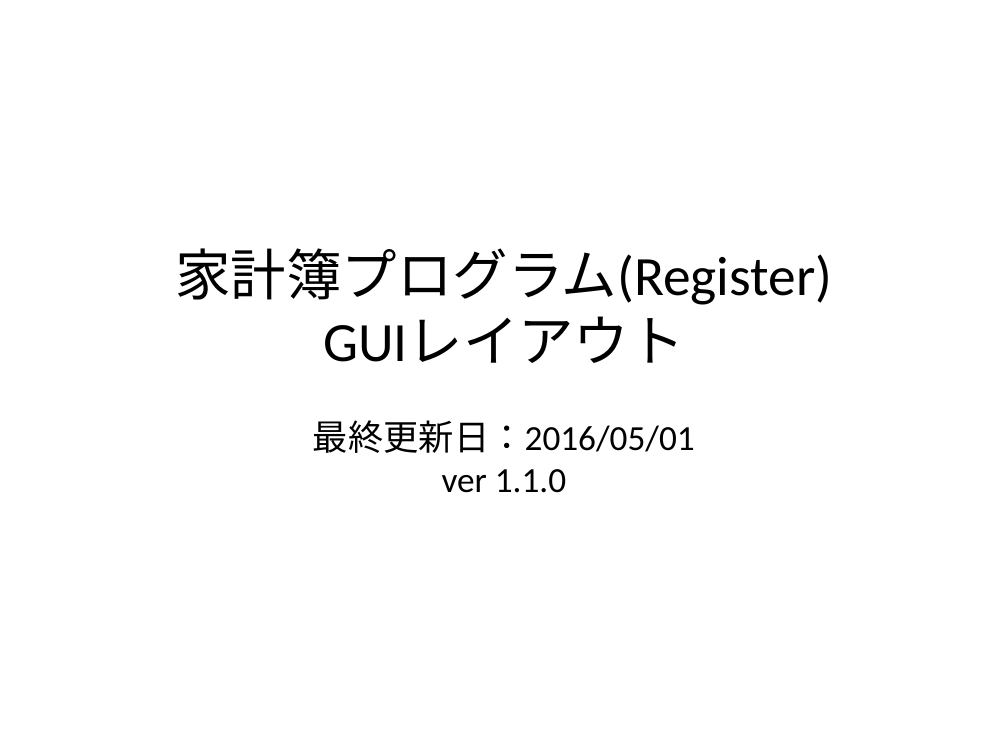
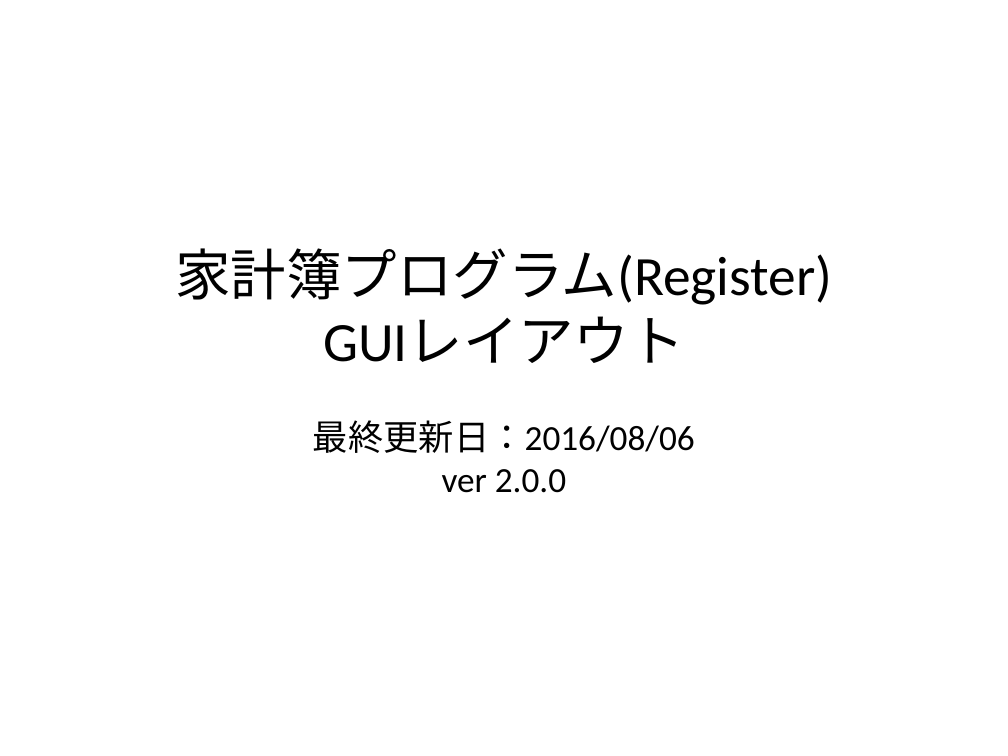
Before and after one commit to Leonis0813/chort, a slide deck: slide 1 of adhafera/interface/ui.pptx. Drawn at 1008x756 pixels with LibreOffice and Linux fonts; fonts in the diff are those of the drawing. Boxes give left, top, right and bottom in pixels: in the first picture for what was removed or moved away, otherwise in the second. Text is boxed around its words. In the diff, an @@ line names an element or a change of style, - is before the commit and + after.

```diff
--- a/adhafera/interface/ui.pptx
+++ b/adhafera/interface/ui.pptx
@@ title at box(176, 248, 833, 493): text changed @@
-家計簿プログラム(Register)
-GUIレイアウト
-最終更新日：2016/05/01
-ver 1.1.0
+家計簿プログラム(Register)
+GUIレイアウト
+最終更新日：2016/08/06
+ver 2.0.0
```
Also in this commit, not shown: 2 other slides changed, 1 slide added, 13 other files.
